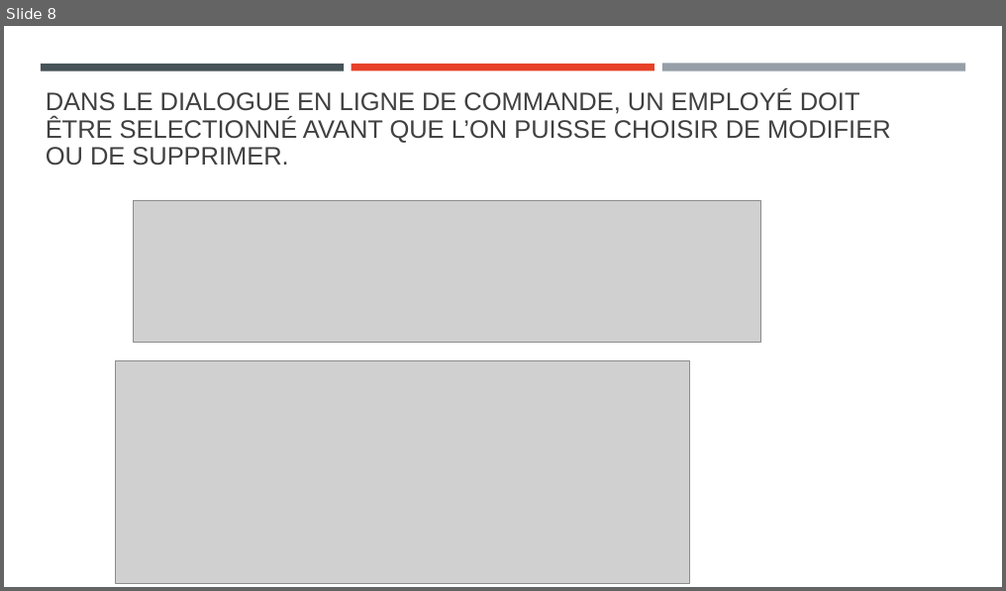
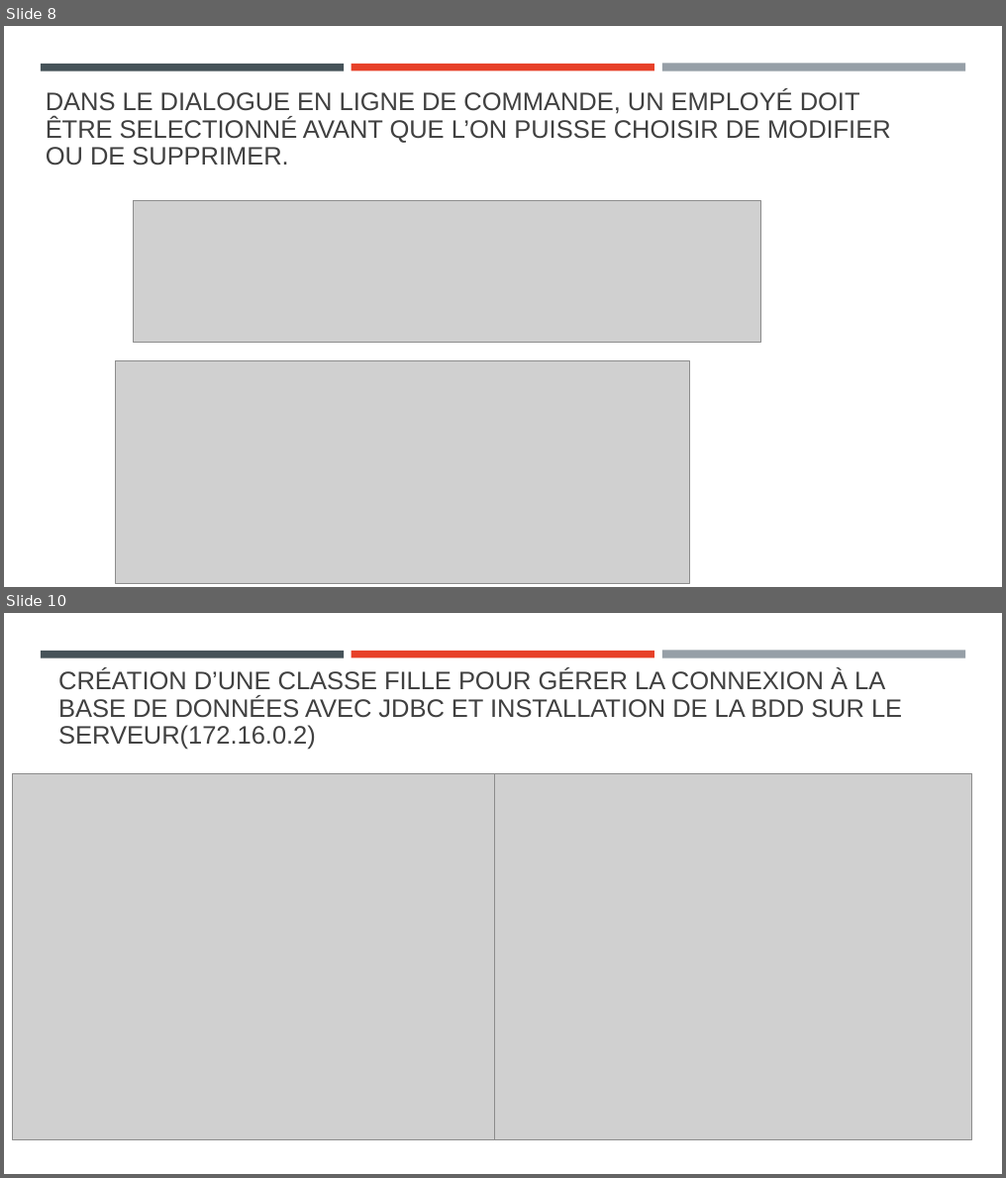
Before and after one commit to yve99/personnel, a slide deck: documentation/PPE - Gestion du personnel des ligues.pptx. Shown one above the other, each under a label of ours: slide 8 before the commit, slides 8 and 10 after it; the slides between them are not shown. The pictures are 1006x591 and 1006x1178 pixels, drawn with LibreOffice and Linux fonts; fonts in the diff are those of the drawing; grey boxes stand for pictures. Boxes give left, top, right and bottom in pixels: in the first picture for what was removed or moved away, otherwise in the second. Text is boxed around its words. In the diff, an @@ line names an element or a change of style, - is before the commit and + after.

```diff
--- a/documentation/PPE - Gestion du personnel des ligues.pptx
+++ b/documentation/PPE - Gestion du personnel des ligues.pptx
@@ slide 10 added at [4, 613, 1002, 1174], background #FFFFFF; not listed: 3 template elements that a slide beside it also shows @@
@@ title added at [58, 669, 902, 750], 24.3 pt, text #404040 @@
+CRÉATION D’UNE CLASSE FILLE POUR GÉRER LA CONNEXION À LA BASE DE DONNÉES AVEC JDBC ET INSTALLATION DE LA BDD SUR LE SERVEUR(172.16.0.2)
@@ picture added at [13, 773, 494, 1140] @@
@@ picture added at [494, 773, 972, 1140] @@
```
Also in this commit, not shown: 2 slides changed, 1 other slide added.
